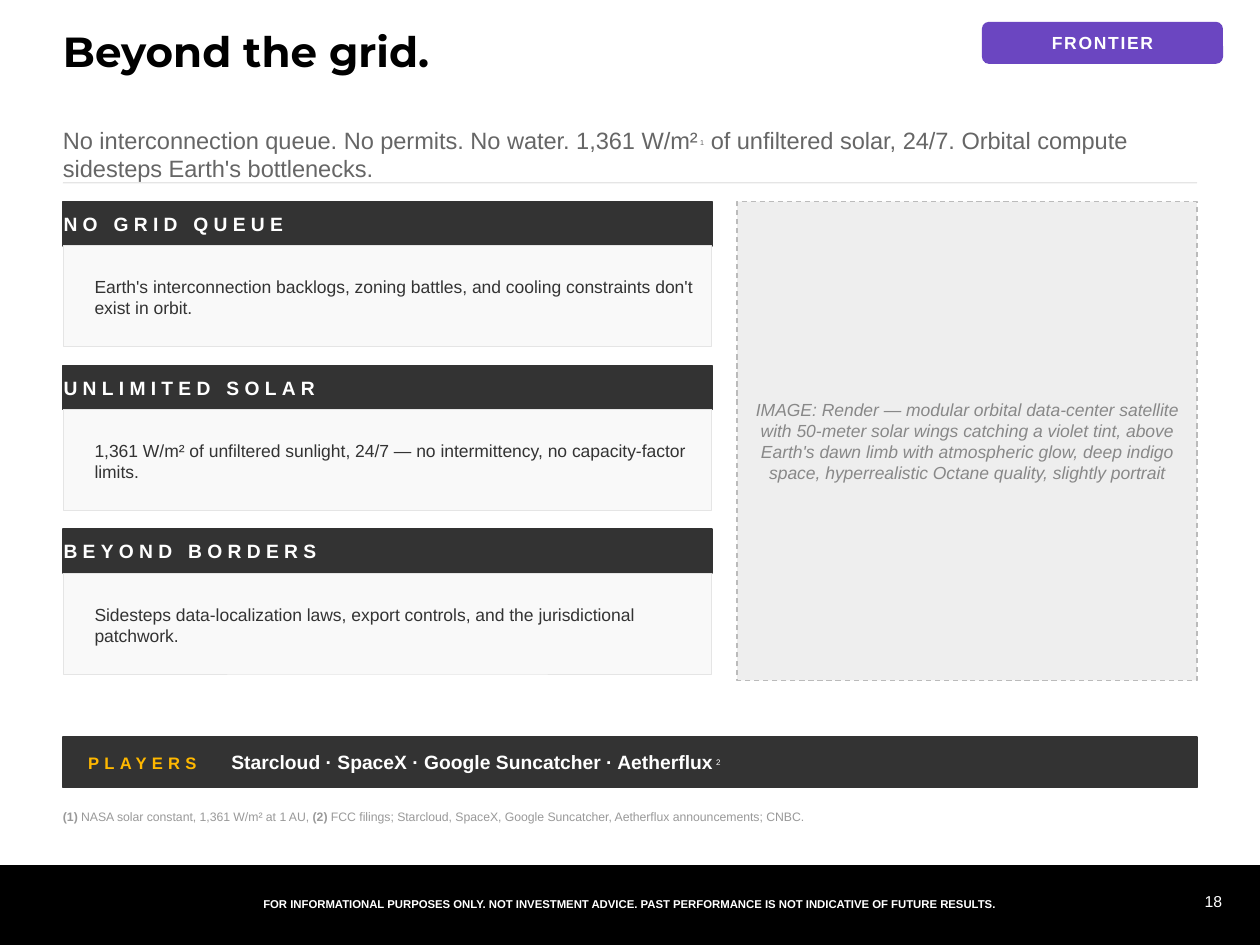
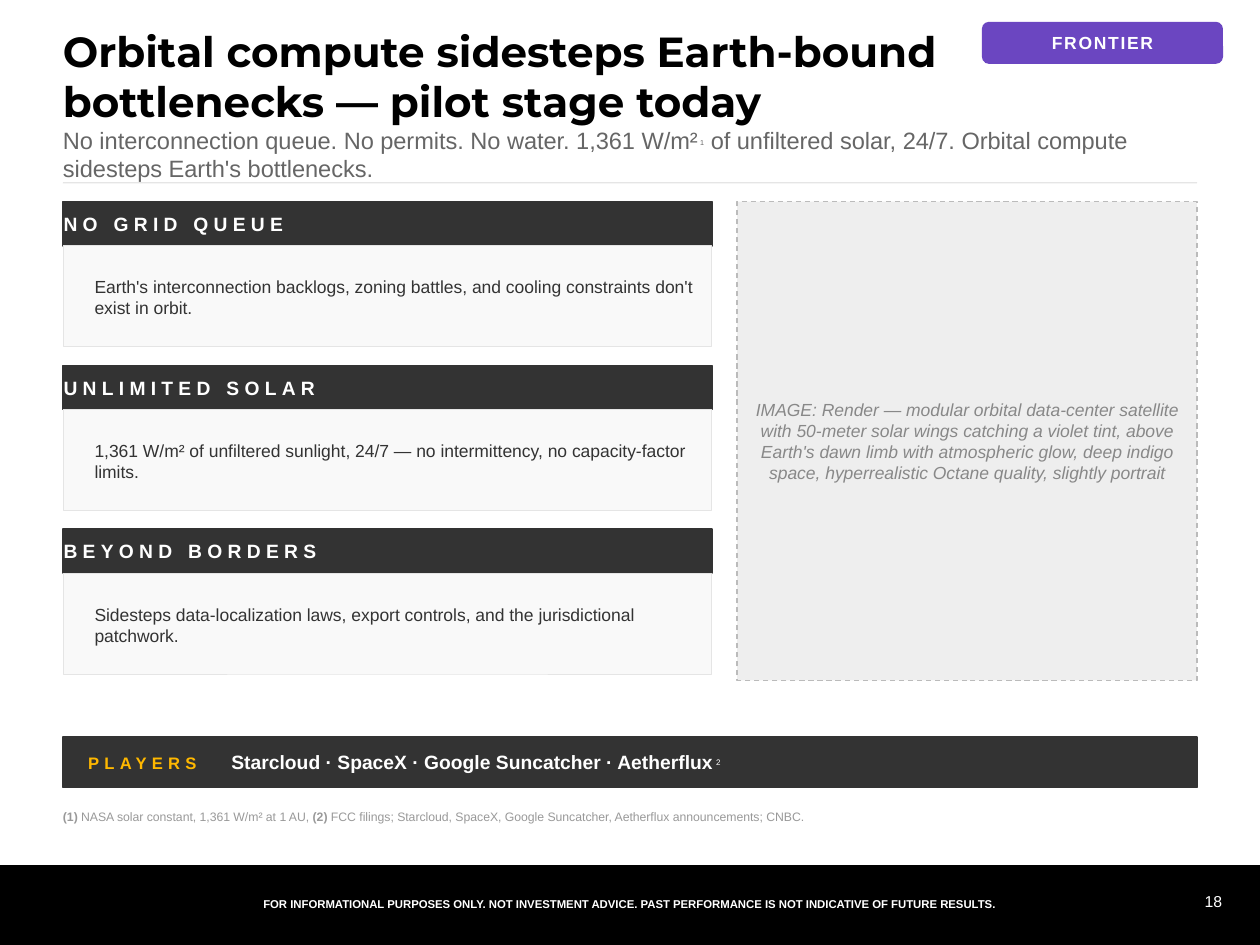
Before and after one commit to samuelcmcclellan-cell/ai-markets-deck, a slide deck: slide 18 of ai-markets-deck.pptx. Drawn at 1260x945 pixels with LibreOffice and Linux fonts; fonts in the diff are those of the drawing. Boxes give left, top, right and bottom in pixels: in the first picture for what was removed or moved away, otherwise in the second. Text is boxed around its words. In the diff, an @@ line names an element or a change of style, - is before the commit and + after.

```diff
--- a/ai-markets-deck.pptx
+++ b/ai-markets-deck.pptx
@@ text at (63, 34, 937, 126): text changed @@
-Beyond the grid.
+Orbital compute sidesteps Earth-bound bottlenecks — pilot stage today
```
Also in this commit, not shown: 17 other slides changed, 20 other files.
